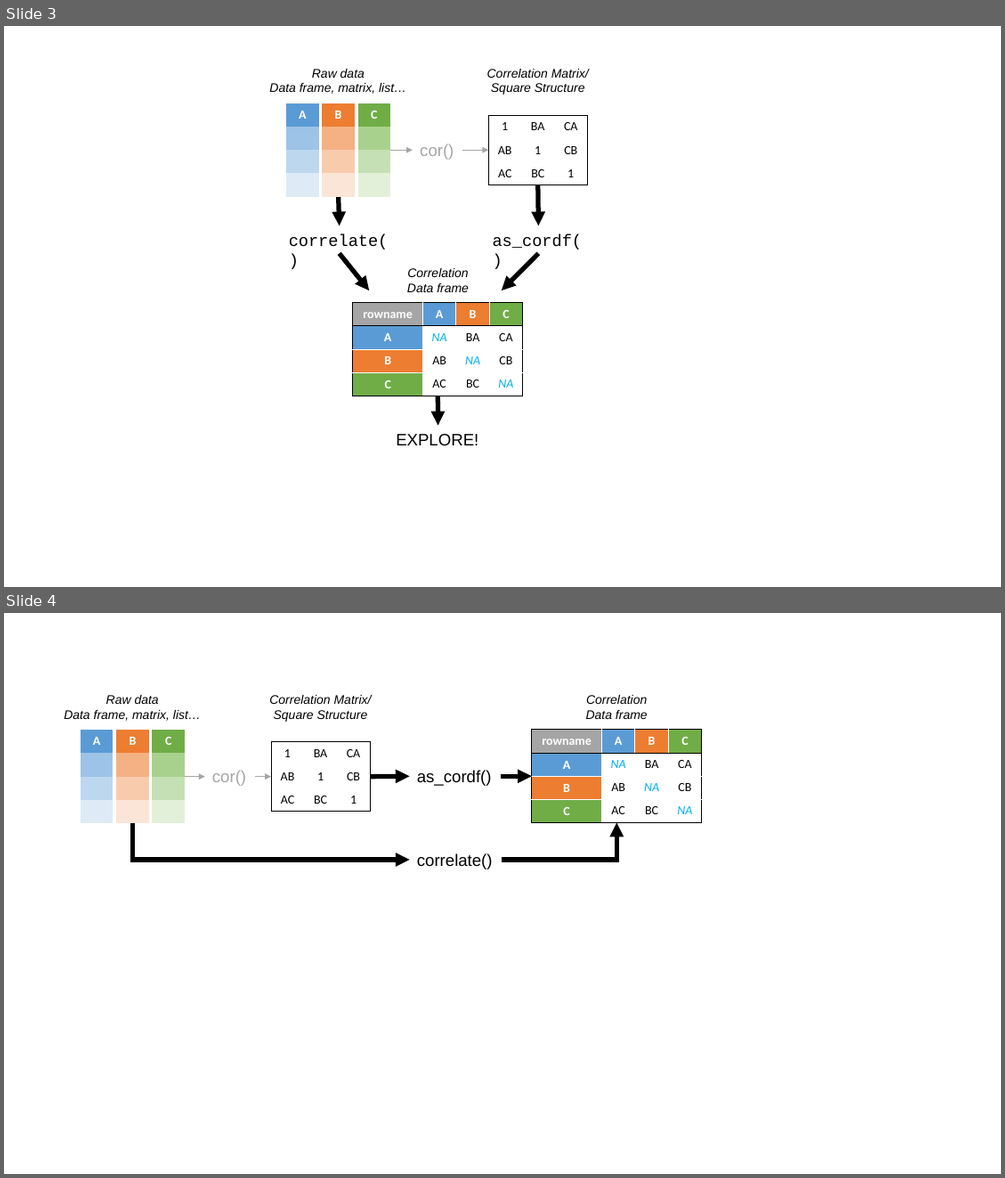
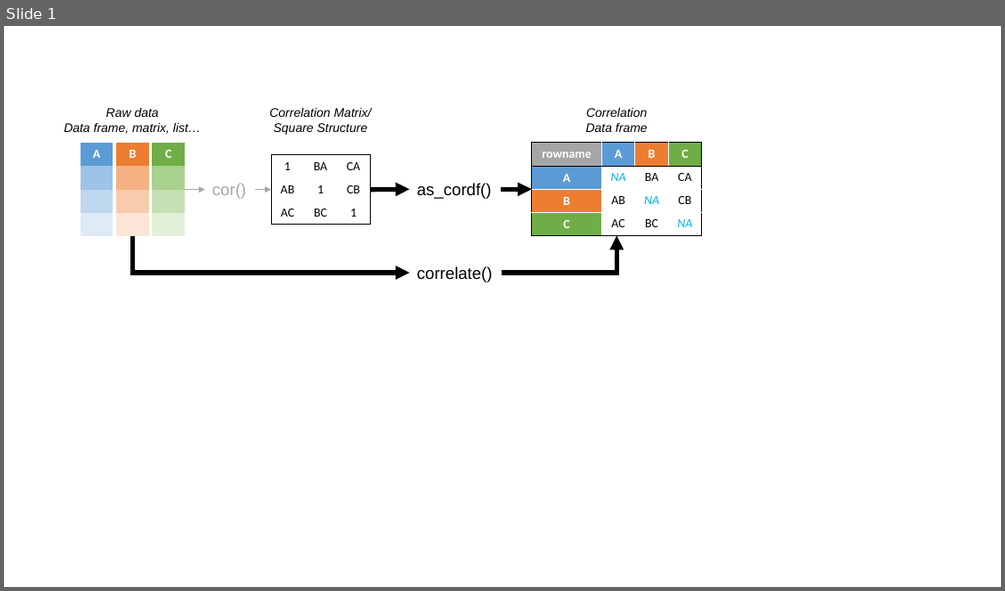
Before and after one commit to drsimonj/corrr-rstudio-conf, a slide deck: imgs/imgs.pptx. Shown one above the other, each under a label of ours: slides 3 and 4 before the commit, slide 1 after it. The pictures are 1005x1178 and 1005x591 pixels, drawn with LibreOffice and Linux fonts; fonts in the diff are those of the drawing. Boxes give left, top, right and bottom in pixels: in the first picture for what was removed or moved away, otherwise in the second. Text is boxed around its words. In the diff, an @@ line names an element or a change of style, - is before the commit and + after.

```diff
--- a/imgs/imgs.pptx
+++ b/imgs/imgs.pptx
@@ slide 3 removed at box(4, 26, 1001, 587), background #FFFFFF @@
@@ text removed at box(269, 69, 406, 94) @@
-Raw data
-Data frame, matrix, list…
@@ text removed at box(487, 69, 589, 95) @@
-Correlation Matrix/
-Square Structure
@@ table removed at box(286, 103, 319, 197), 4 rows, 1 columns @@
-A
-
-
-
@@ table removed at box(322, 103, 355, 197), 4 rows, 1 columns @@
-B
-
-
-
@@ table removed at box(357, 103, 390, 197), 4 rows, 1 columns @@
-C
-
-
-
@@ table removed at box(488, 115, 587, 184), 3 rows, 3 columns @@
-1 | BA | CA
-AB | 1 | CB
-AC | BC | 1
@@ arrow removed from (390, 150) to (413, 150) @@
@@ text removed at box(420, 143, 453, 160) @@
-cor()
@@ arrow removed from (462, 150) to (488, 150) @@
@@ arrow removed from (538, 184) to (539, 225) @@
@@ arrow removed from (339, 197) to (339, 225) @@
@@ text removed at box(289, 234, 388, 249) @@
-correlate()
@@ text removed at box(493, 234, 582, 249) @@
-as_cordf()
@@ arrow removed from (339, 253) to (369, 290) @@
@@ arrow removed from (539, 253) to (502, 290) @@
@@ text removed at box(407, 268, 469, 292) @@
-Correlation
-Data frame
@@ table removed at box(353, 303, 525, 396), 4 rows, 4 columns @@
-rowname | A | B | C
-A | NA | BA | CA
-B | AB | NA | CB
-C | AC | BC | NA
@@ arrow removed from (437, 396) to (437, 426) @@
@@ text removed at box(396, 434, 478, 445) @@
-EXPLORE!
@@ what was slide 4 is now slide 1 @@
```
Also in this commit, not shown: 1 slide changed, 1 other slide removed, 2 other files.
